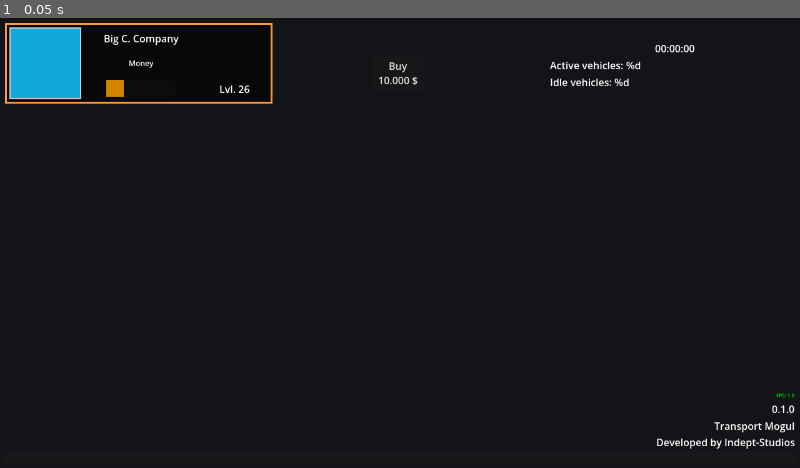
Above: before the commit, frame 1.
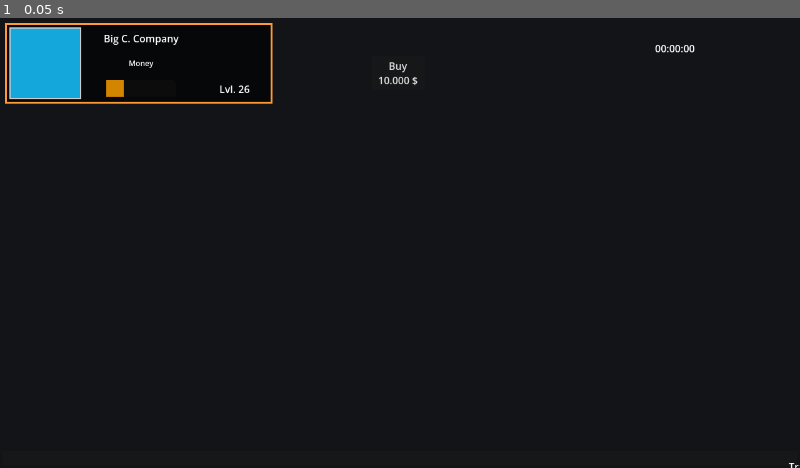
Above: after the commit, the same moment.

Repository: Indept-Studios/Transport-Mogul
Game: Godot game, scene res://scenes/game/game.tscn
Same seed, same stepped clock (60 frames per second), same inputs: the game is played once before the commit and once after it. This scene is started directly instead of the project's main scene.
Inputs:
- Up to frame 1 (0.05 s): no input

The runs differ from the first frame. In frame 1, 0.5% of the frame differs, in the area x 68-100%, y 9-100%.
Error in both runs: Invalid access to property or key 'updated' on a base object of type 'Nil'. (res://scripts/ui/hud_root.gd:18)

Commit message:
ref: viewport and displaysettings

Diff:
--- a/project.godot
+++ b/project.godot
@@ -31,7 +31,9 @@
 
 window/size/viewport_width=1280
 window/size/viewport_height=720
+window/size/borderless=true
 window/stretch/mode="canvas_items"
+window/stretch/aspect="expand"
 window/stretch/scale_mode="integer"
 
 [input]
--- a/scenes/game/game.tscn
+++ b/scenes/game/game.tscn
@@ -62,6 +62,7 @@
 [node name="HudLayer" type="CanvasLayer" parent="." unique_id=1495163504]
 process_mode = 1
 layer = 10
+follow_viewport_enabled = true
 
 [node name="HUDRoot" type="Control" parent="HudLayer" unique_id=1460229547]
 unique_name_in_owner = true
@@ -75,9 +76,10 @@
 
 [node name="TopBar" type="HBoxContainer" parent="HudLayer/HUDRoot" unique_id=179775296]
 layout_mode = 1
-anchors_preset = 10
-anchor_right = 1.0
-offset_bottom = 100.0
+anchors_preset = -1
+anchor_right = 1.0
+anchor_bottom = 0.19000001
+offset_bottom = 0.19999695
 grow_horizontal = 2
 
 [node name="CompanyInfoBox" type="MarginContainer" parent="HudLayer/HUDRoot/TopBar" unique_id=2020397944]
@@ -224,16 +226,6 @@
 text = "00:00:00"
 horizontal_alignment = 1
 vertical_alignment = 1
-
-[node name="ActiveVehiclesLabel" type="Label" parent="HudLayer/HUDRoot/TopBar/GameInfoBox" unique_id=557442320]
-unique_name_in_owner = true
-layout_mode = 2
-text = "Active vehicles: %d"
-
-[node name="IdleVehiclesLabel" type="Label" parent="HudLayer/HUDRoot/TopBar/GameInfoBox" unique_id=110402609]
-unique_name_in_owner = true
-layout_mode = 2
-text = "Idle vehicles: %d"
 
 [node name="PopupLayer" parent="HudLayer/HUDRoot" unique_id=1131899652 instance=ExtResource("2_kelw5")]
 process_mode = 1
@@ -385,6 +377,11 @@
 
 [node name="DebugTextOverlay" parent="DebugLayer/DebugRoot" unique_id=596725966 instance=ExtResource("5_lfrn8")]
 layout_mode = 1
+anchors_preset = 3
+anchor_left = 1.0
+anchor_top = 1.0
+grow_horizontal = 0
+grow_vertical = 0
 mouse_filter = 2
 mouse_behavior_recursive = 1
 
